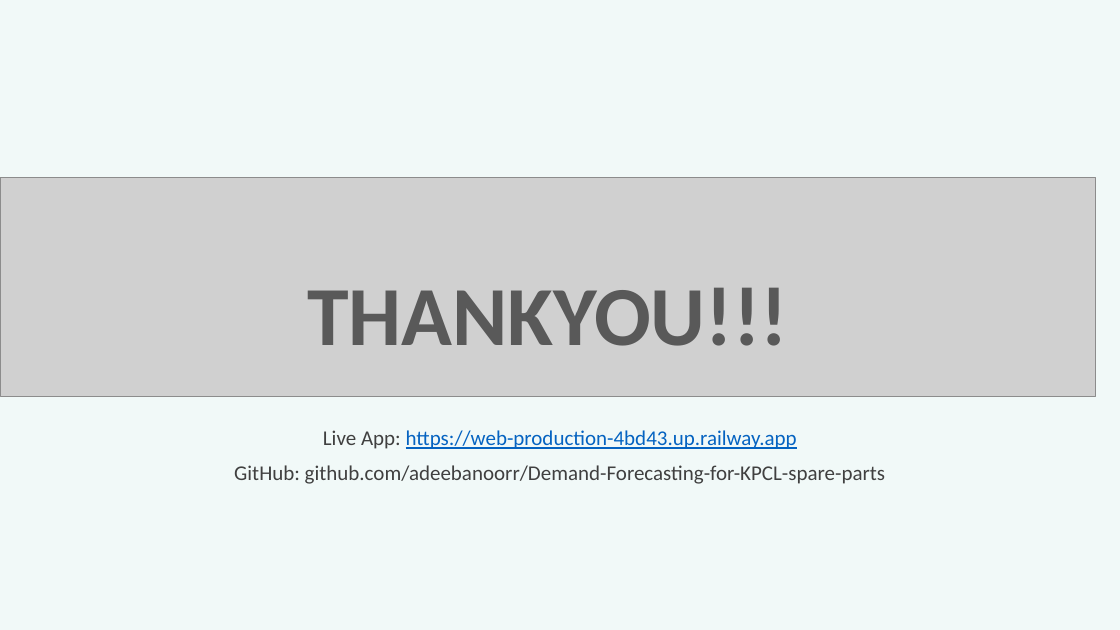
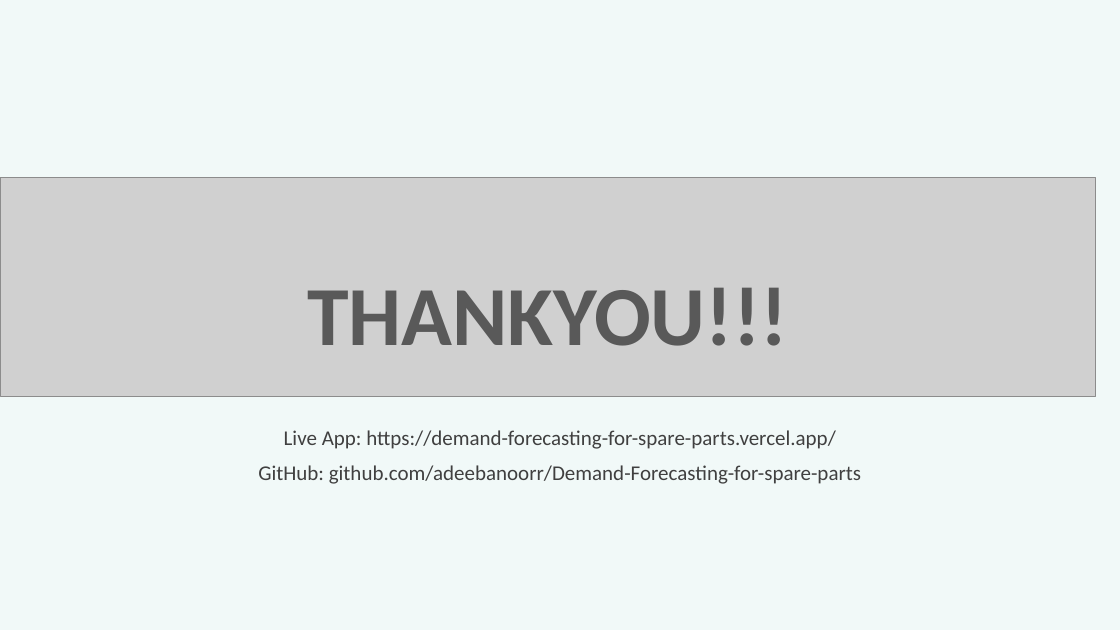
Before and after one commit to adeebanoorr/Demand-Forecasting-for-spare-parts, a slide deck: slide 20 of supporting_docs/ppt.pptx. Drawn at 1120x630 pixels with LibreOffice and Linux fonts; fonts in the diff are those of the drawing; grey boxes stand for pictures. Boxes give left, top, right and bottom in pixels: in the first picture for what was removed or moved away, otherwise in the second. Text is boxed around its words. In the diff, an @@ line names an element or a change of style, - is before the commit and + after.

```diff
--- a/supporting_docs/ppt.pptx
+++ b/supporting_docs/ppt.pptx
@@ subtitle at bbox=[258, 430, 861, 484]: text changed @@
-Live App: https://web-production-4bd43.up.railway.app
-GitHub: github.com/adeebanoorr/Demand-Forecasting-for-KPCL-spare-parts
+Live App: https://demand-forecasting-for-spare-parts.vercel.app/
+GitHub: github.com/adeebanoorr/Demand-Forecasting-for-spare-parts
```
Also in this commit, not shown: 15 other files.
